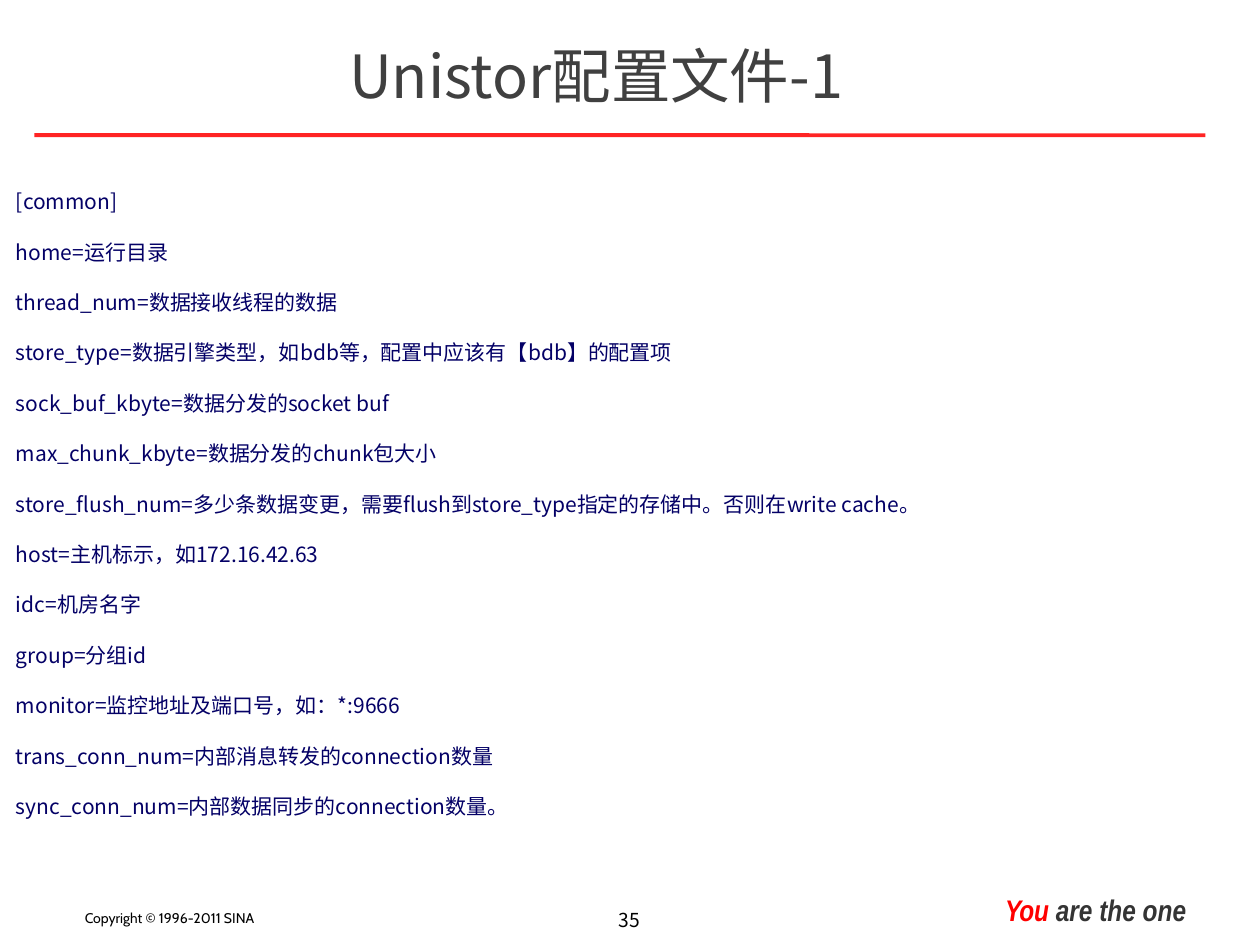
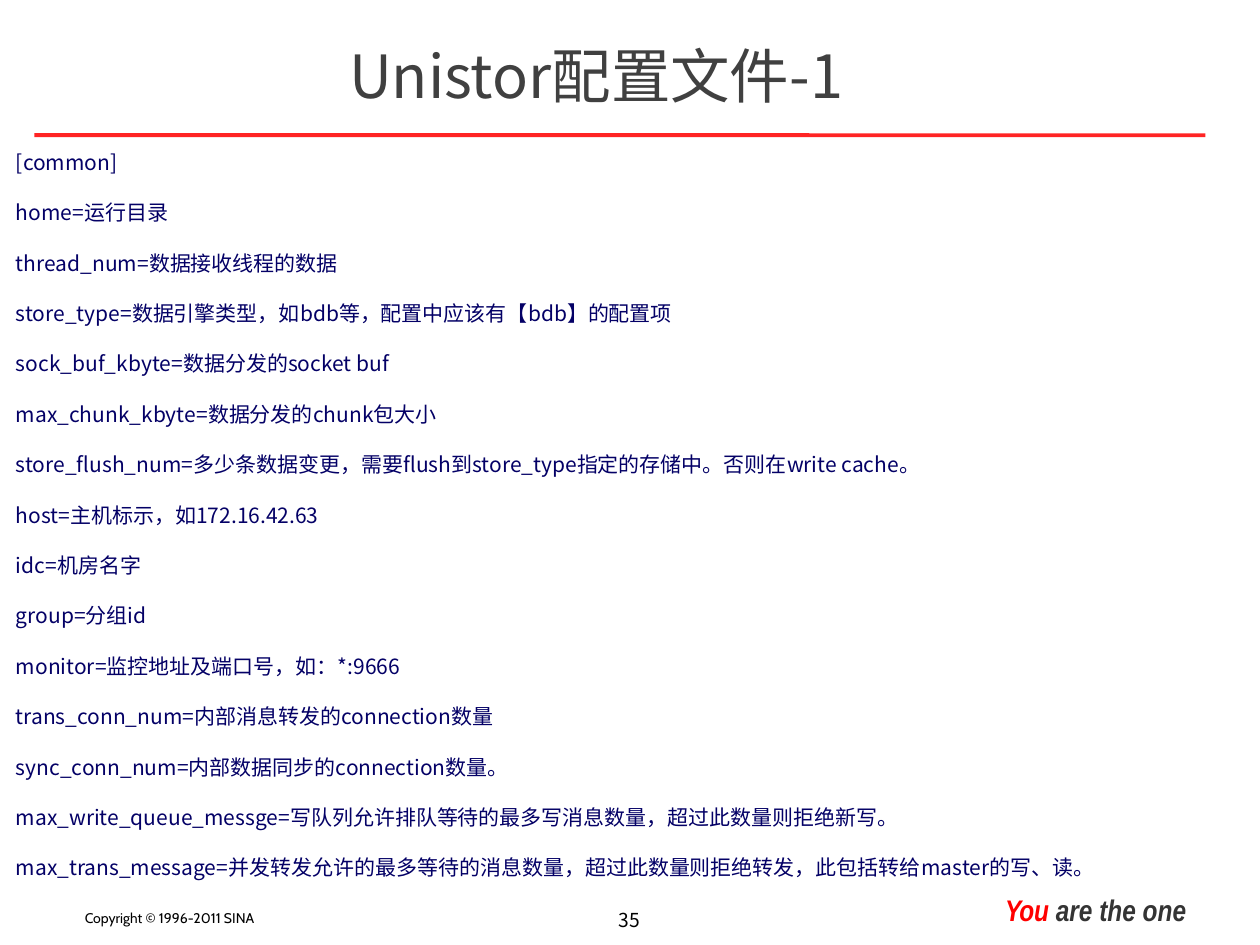
Before and after one commit to mbsky/cwx-kv, a slide deck: slide 35 of unistor/doc/unistor_introduce.ppt. Drawn at 1260x945 pixels with LibreOffice and Linux fonts; fonts in the diff are those of the drawing; background and template pictures are left out. Boxes give left, top, right and bottom in pixels: in the first picture for what was removed or moved away, otherwise in the second. Text is boxed around its words. In the diff, an @@ line names an element or a change of style, - is before the commit and + after.

```diff
--- a/unistor/doc/unistor_introduce.ppt
+++ b/unistor/doc/unistor_introduce.ppt
@@ text "[common]": place and size @@
-text "[common]" at [16, 192, 921, 819]
+text "[common]" at [16, 153, 1094, 881]
@@ text at [16, 807, 1094, 881]: paragraphs added @@
+max_write_queue_messge=写队列允许排队等待的最多写消息数量，超过此数量则拒绝新写。
+max_trans_message=并发转发允许的最多等待的消息数量，超过此数量则拒绝转发，此包括转给master的写、读。
```
Also in this commit, not shown: 8 other slides changed, 1 slide added, 2 other files.
